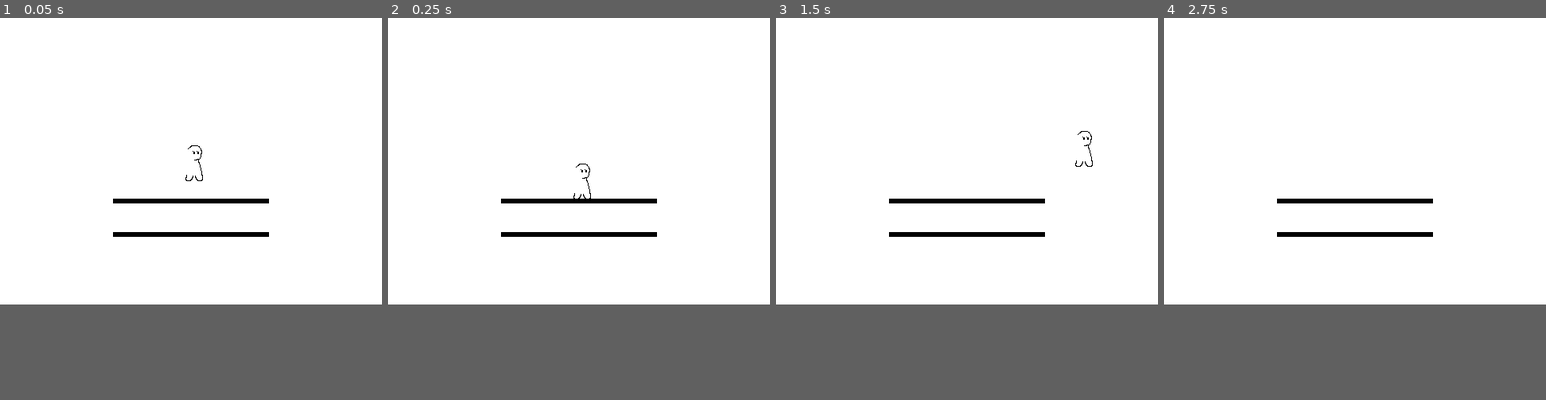
Above: before the commit, frames 1-4 (left to right).
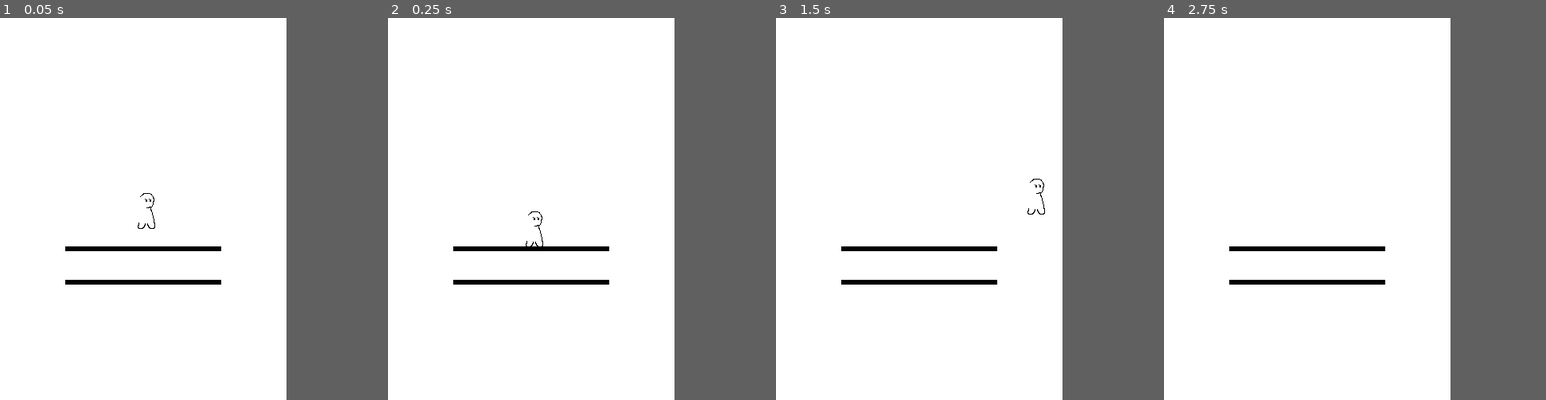
Above: after the commit, the same moments.

Repository: gracedes/card-platformer
Game: Godot game, scene res://scenes/test.tscn
Two runs of this game, one before a commit and one after it. Both use one fixed random seed, a clock stepped at 60 frames per second and the inputs below.
Inputs:
- Up to frame 1 (0.05 s): no input
- Up to frame 2 (0.25 s): no input
- Up to frame 3 (1.5 s): tap Enter at 0.5 s; hold D (right) from 0.53 s (still down); tap Space (jump) at 0.77 s
- Up to frame 4 (2.75 s): tap Space (jump) at 1.52 s; release D (right) at 2.03 s; hold A (left) from 2.03 s (still down)
The window is 480x360 before the commit and 360x480 after it. Grey fills any space a smaller window leaves; there, only what the larger window draws over its background counts as a difference.

The runs differ from the first frame. In frame 1, 2.1% of the frame differs, in the area x 17-71%, y 33-70%; in frame 2, 2.1%; in frame 3, 2.1%, in the area x 17-83%, y 29-70%; in frame 4, 2.0%.

Commit message:
started drawing cards

Diff:
--- a/project.godot
+++ b/project.godot
@@ -17,8 +17,8 @@
 
 [display]
 
-window/size/viewport_width=480
-window/size/viewport_height=360
+window/size/viewport_width=360
+window/size/viewport_height=480
 window/size/mode=2
 window/stretch/mode="viewport"
 
--- a/scenes/test.tscn
+++ b/scenes/test.tscn
@@ -54,7 +54,7 @@
 [node name="AnimatedSprite2D" type="AnimatedSprite2D" parent="CharacterBody2D"]
 sprite_frames = SubResource("SpriteFrames_2ye3r")
 animation = &"neutral"
-frame_progress = 0.702821
+frame_progress = 0.906347
 script = ExtResource("7_egh58")
 
 [node name="CollisionShape2D" type="CollisionShape2D" parent="CharacterBody2D"]
Not shown, added: assets/sprites/cards/card-1.psd
Not shown, added: assets/sprites/cards/card-2.psd
Not shown, added: assets/sprites/cards/icons/plant-icon.psd
